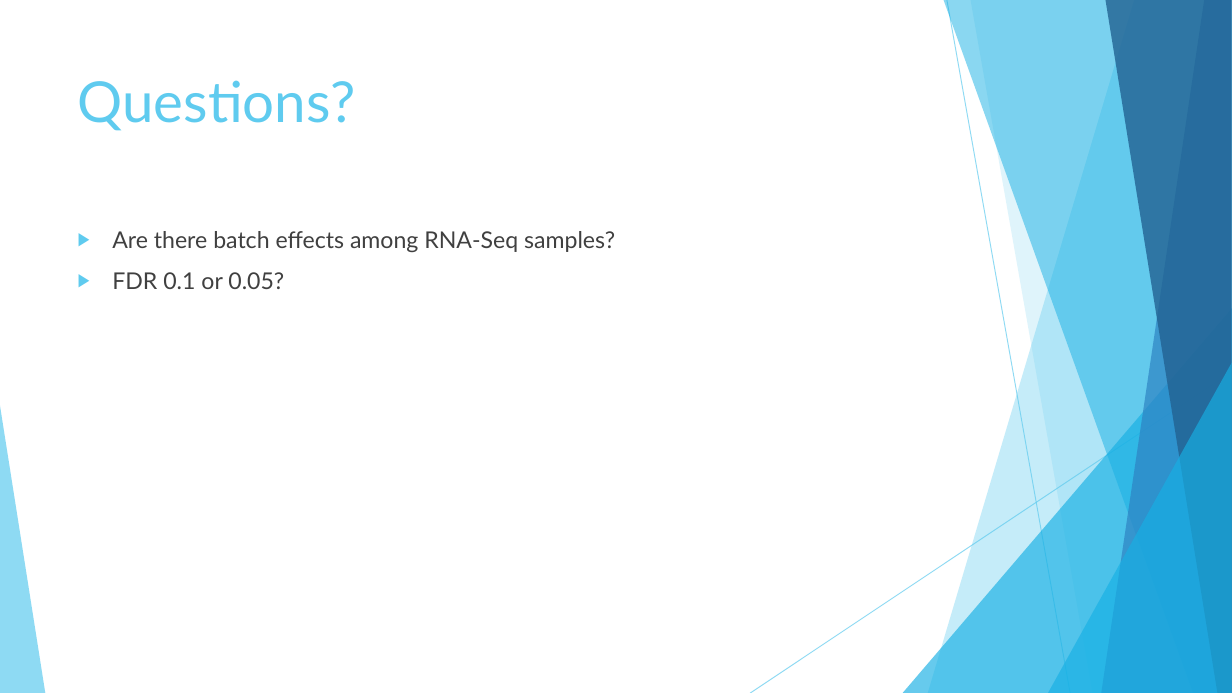
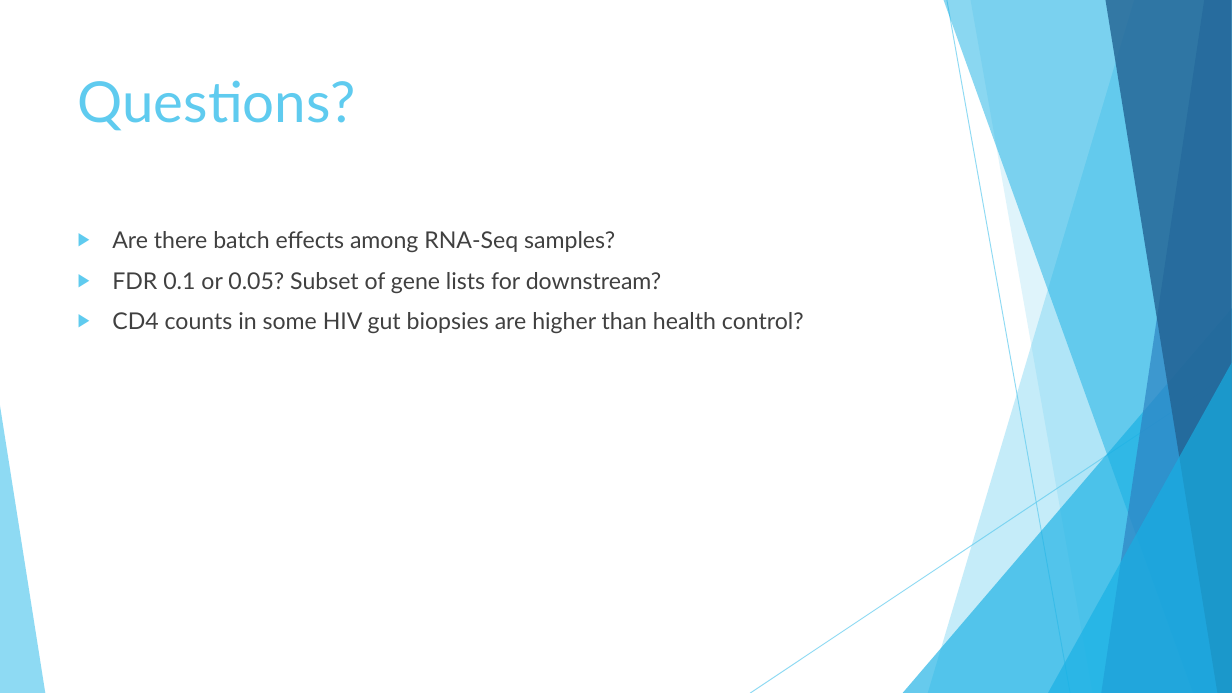
Before and after one commit to Guannan-Shen/Cario_RNASeq_Microbiom_Inte, a slide deck: slide 23 of Reports/Guannan_1_8_2019_Cario_Project.pptx. Drawn at 1232x693 pixels with LibreOffice and Linux fonts; fonts in the diff are those of the drawing. Boxes give left, top, right and bottom in pixels: in the first picture for what was removed or moved away, otherwise in the second. Text is boxed around its words. In the diff, an @@ line names an element or a change of style, - is before the commit and + after.

Commit message:
add linear regression pseudo equation, to do more clini and CD4 counts HIV high?

```diff
--- a/Reports/Guannan_1_8_2019_Cario_Project.pptx
+++ b/Reports/Guannan_1_8_2019_Cario_Project.pptx
@@ text at (112, 272, 804, 333): text changed @@
-▶ FDR 0.1 or 0.05?
+▶ FDR 0.1 or 0.05? Subset of gene lists for downstream?
+▶ CD4 counts in some HIV gut biopsies are higher than health control?
```
Also in this commit, not shown: 3 other slides changed.
